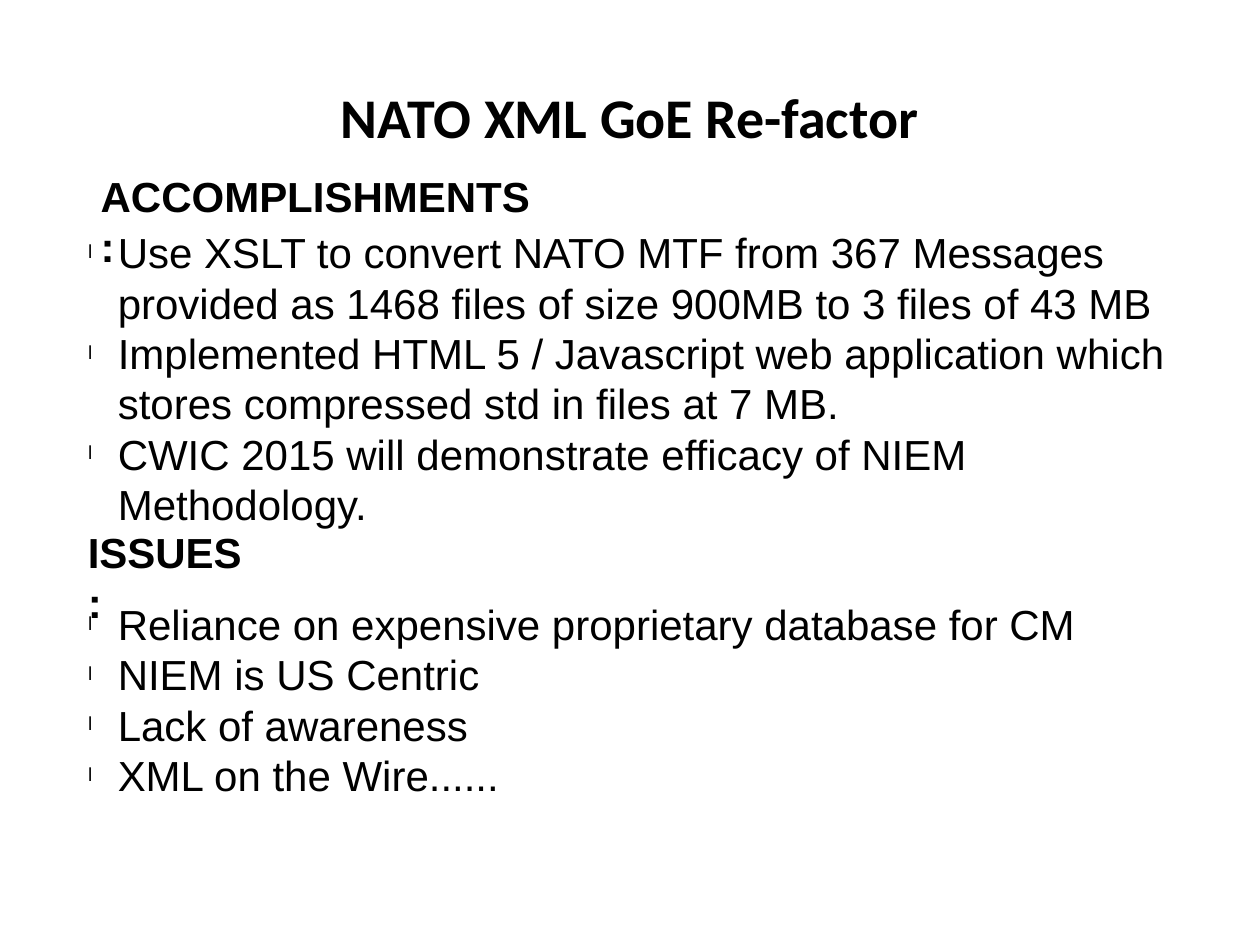
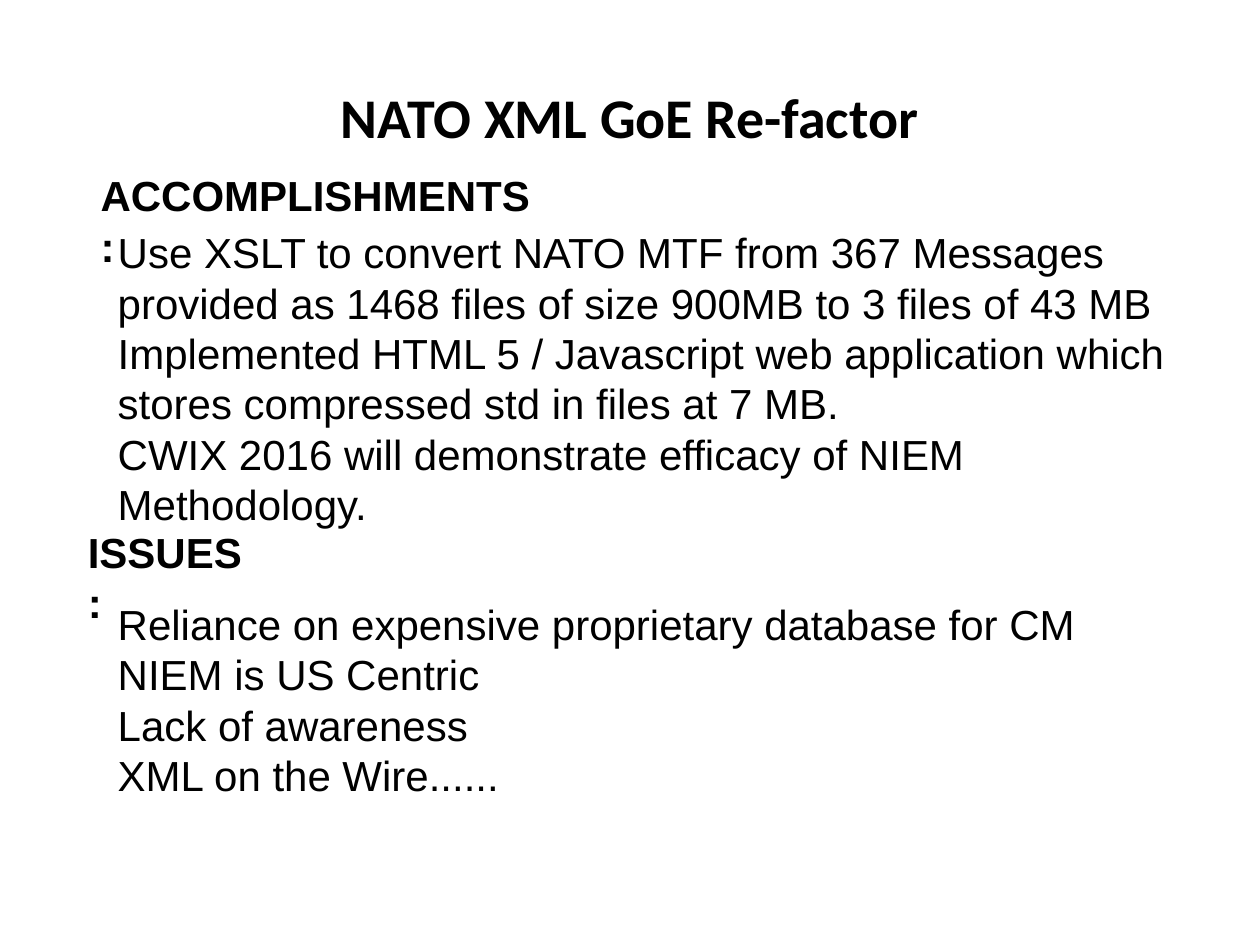
Before and after one commit to mil-oss/MTFXML, a slide deck: slide 14 of Docs/Re-factor/MTF_XML_Refactor_Brief.pptx (slide 10 before the commit). Drawn at 1260x945 pixels with LibreOffice and Linux fonts; fonts in the diff are those of the drawing; background and template pictures are left out. Boxes give left, top, right and bottom in pixels: in the first picture for what was removed or moved away, otherwise in the second. Text is boxed around its words. In the diff, an @@ line names an element or a change of style, - is before the commit and + after.

```diff
--- a/Docs/Re-factor/MTF_XML_Refactor_Brief.pptx
+++ b/Docs/Re-factor/MTF_XML_Refactor_Brief.pptx
@@ text at (118, 439, 964, 529): text changed @@
-l CWIC 2015 will demonstrate efficacy of NIEM Methodology.
+l CWIX 2016 will demonstrate efficacy of NIEM Methodology.
@@ text "Reliance on expensive proprietary database ..." at (118, 609, 1074, 792): indent changed @@
```
Also in this commit, not shown: 9 other slides changed, 7 slides added, 4 slides removed, 11 other files.
